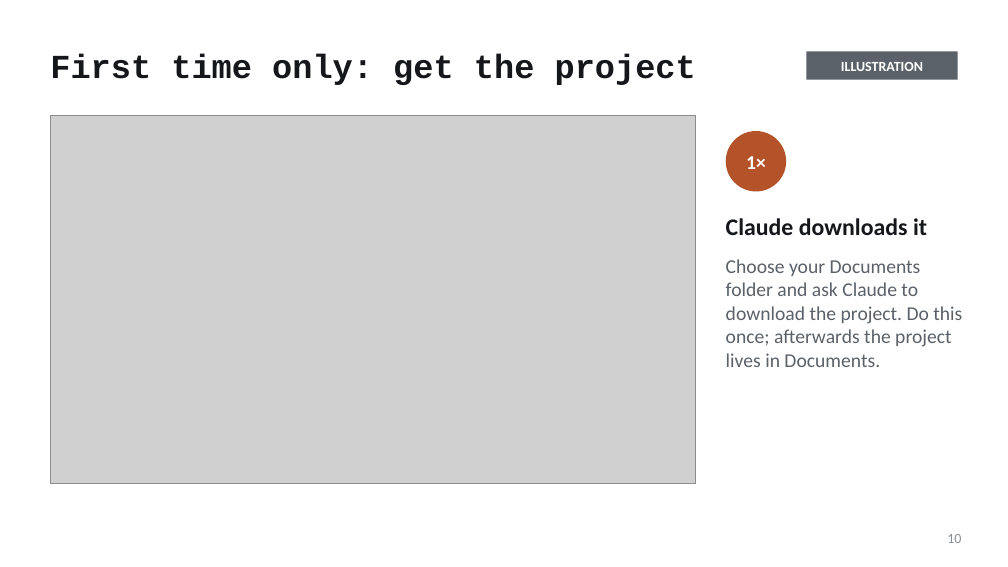
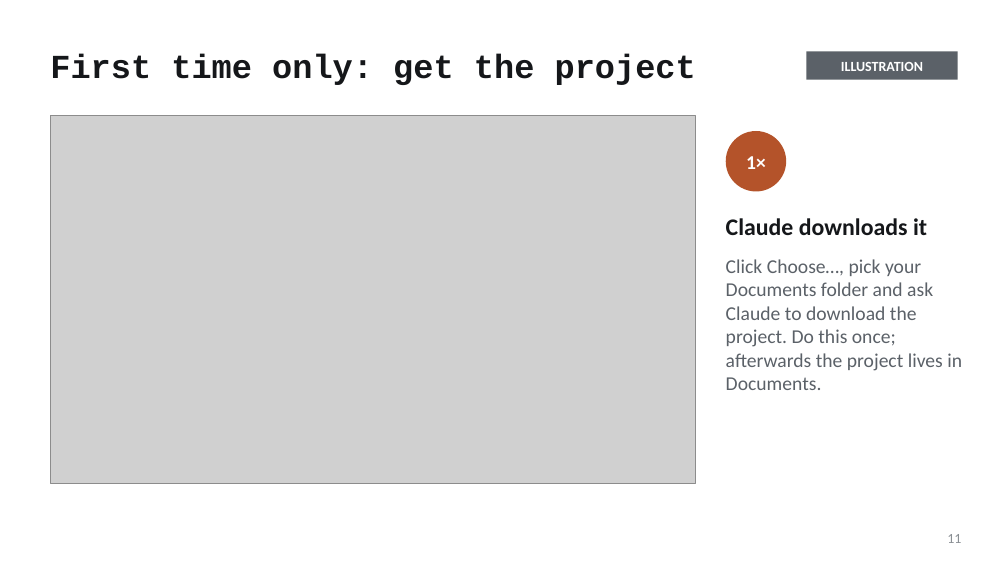
Before and after one commit to mfprado/acrylic-furniture, a slide deck: slide 11 of docs/contributing-guide.pptx (slide 10 before the commit). Drawn at 1008x567 pixels with LibreOffice and Linux fonts; fonts in the diff are those of the drawing; grey boxes stand for pictures. Boxes give left, top, right and bottom in pixels: in the first picture for what was removed or moved away, otherwise in the second. Text is boxed around its words. In the diff, an @@ line names an element or a change of style, - is before the commit and + after.

```diff
--- a/docs/contributing-guide.pptx
+++ b/docs/contributing-guide.pptx
@@ text at (x1=726, y1=259, x2=962, y2=390): text changed @@
-Choose your Documents folder and ask Claude to download the project. Do this once; afterwards the project lives in Documents.
+Click Choose…, pick your Documents folder and ask Claude to download the project. Do this once; afterwards the project lives in Documents.
@@ page number at (x1=947, y1=534, x2=961, y2=543): text changed @@
-10
+11
```
Also in this commit, not shown: 4 other slides changed, 1 slide added, 3 other files.
